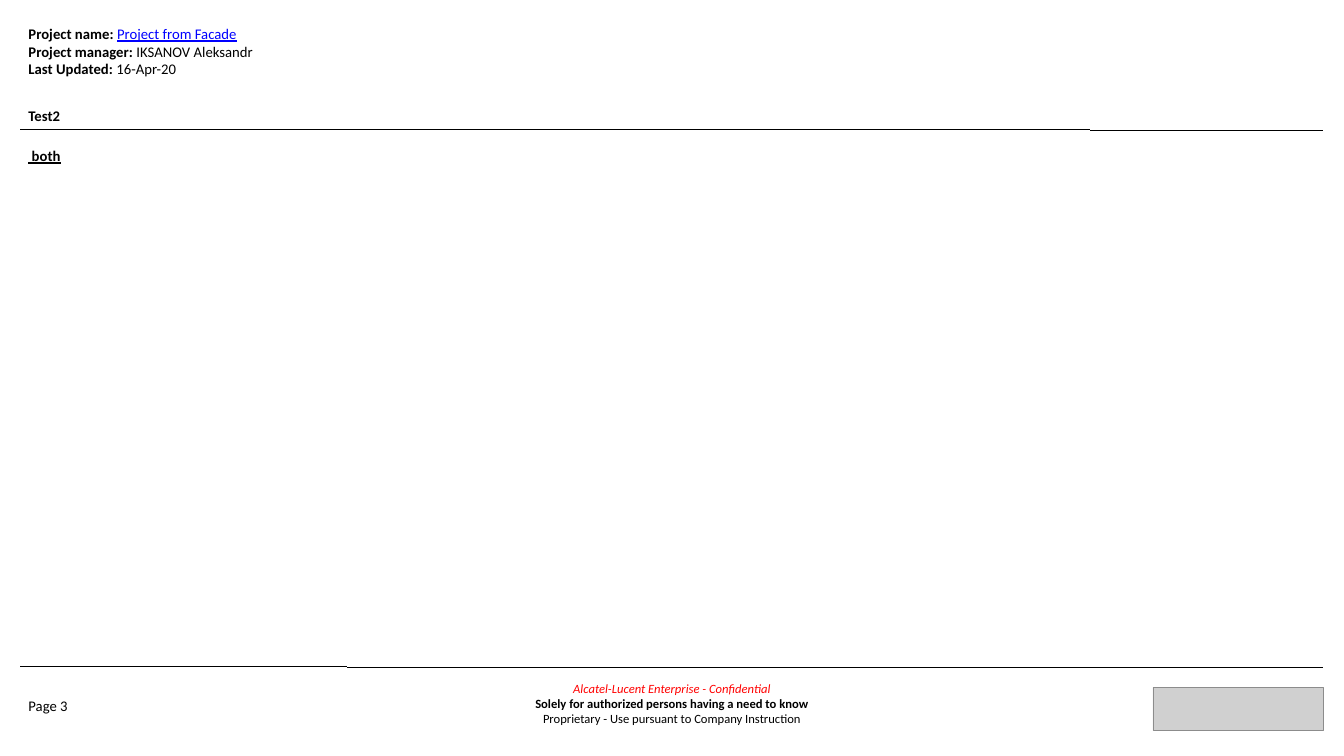
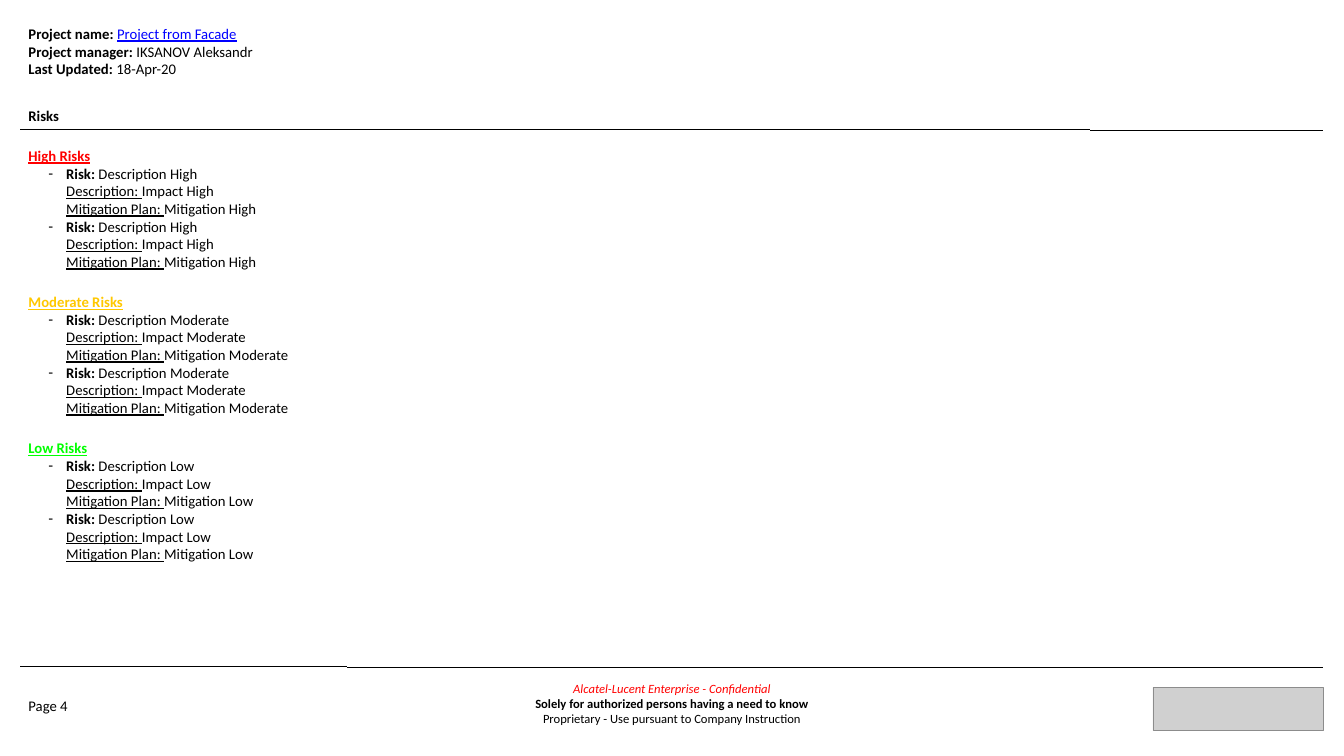
Before and after one commit to TheDiamondDoge/management_board_file_processors, a slide deck: slide 4 of html-to-ppt/createMultipageIndicatorsPpt.pptx (slide 3 before the commit). Drawn at 1344x756 pixels with LibreOffice and Linux fonts; fonts in the diff are those of the drawing; grey boxes stand for pictures. Boxes give left, top, right and bottom in pixels: in the first picture for what was removed or moved away, otherwise in the second. Text is boxed around its words. In the diff, an @@ line names an element or a change of style, - is before the commit and + after.

```diff
--- a/html-to-ppt/createMultipageIndicatorsPpt.pptx
+++ b/html-to-ppt/createMultipageIndicatorsPpt.pptx
@@ text at [28, 28, 253, 77]: text changed @@
-Project name: Project from Facade
-Project manager: IKSANOV Aleksandr
-Last Updated: 16-Apr-20
+Project name: Project from Facade
+Project manager: IKSANOV Aleksandr
+Last Updated: 18-Apr-20
@@ text at [28, 110, 59, 121]: text changed @@
-Test2
+Risks
@@ text at [28, 150, 288, 562]: text changed; bold off @@
-both
+High Risks
+  – Risk: Description High
+    Description: Impact High
+    Mitigation Plan: Mitigation High
+  – Risk: Description High
+    Description: Impact High
+    Mitigation Plan: Mitigation High
+Moderate Risks
+  – Risk: Description Moderate
+    Description: Impact Moderate
+    Mitigation Plan: Mitigation Moderate
+  – Risk: Description Moderate
+    Description: Impact Moderate
+    Mitigation Plan: Mitigation Moderate
+Low Risks
+  – Risk: Description Low
+    Description: Impact Low
+    Mitigation Plan: Mitigation Low
+  – Risk: Description Low
+    Description: Impact Low
+    Mitigation Plan: Mitigation Low
@@ text at [28, 701, 67, 714]: text changed @@
-Page 3
+Page 4
```
Also in this commit, not shown: 4 other slides changed, 2 slides added, 1 slide removed, 5 other files.
